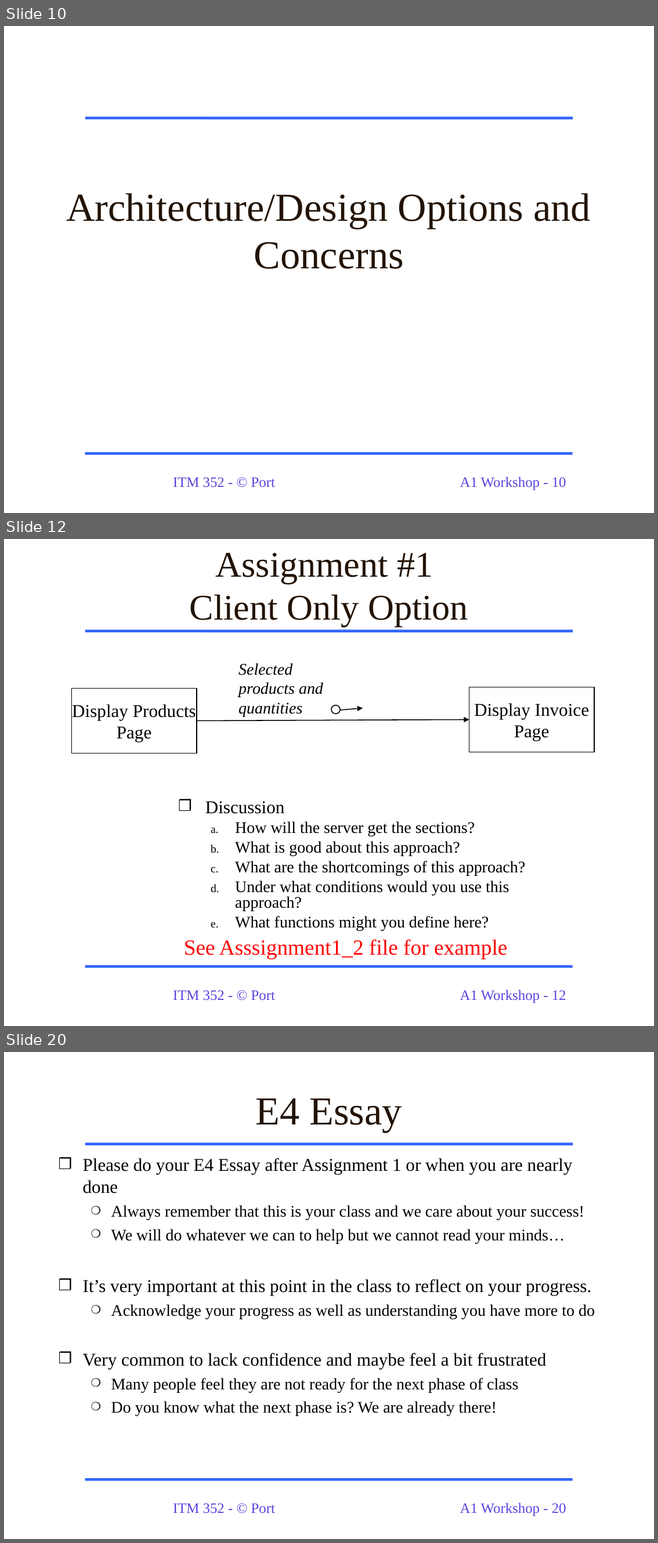
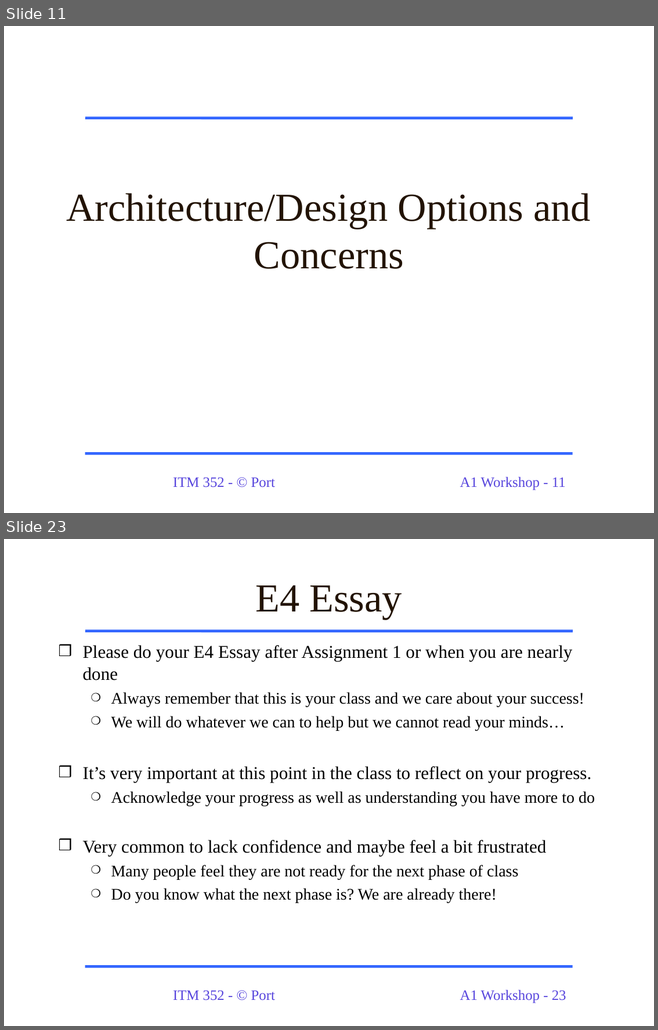
Before and after one commit to dport96/ITM352, a slide deck: morea/130.Assignment1/A1_Workshop_ITM352.ppt. Shown one above the other, each under a label of ours: slides 10, 12 and 20 before the commit, slides 11 and 23 after it; the slides between them are not shown. The pictures are 658x1543 and 658x1030 pixels, drawn with LibreOffice and Linux fonts; fonts in the diff are those of the drawing. Boxes give left, top, right and bottom in pixels: in the first picture for what was removed or moved away, otherwise in the second. Text is boxed around its words. In the diff, an @@ line names an element or a change of style, - is before the commit and + after.

```diff
--- a/morea/130.Assignment1/A1_Workshop_ITM352.ppt
+++ b/morea/130.Assignment1/A1_Workshop_ITM352.ppt
@@ slide 12 removed at [4, 539, 654, 1026], background #FFFFFF; not listed: 4 template elements that a slide beside it also shows @@
@@ title removed at [190, 553, 468, 627] @@
-Assignment #1
-Client Only Option
@@ text removed at [238, 663, 323, 716] @@
-Selected products and quantities
@@ rectangle removed at [71, 689, 197, 754] @@
-Display Products
-Page
@@ rectangle removed at [469, 687, 594, 752] @@
-Display Invoice
-Page
@@ ellipse removed at [331, 705, 340, 715] @@
@@ arrow removed from (340, 710) to (362, 708) @@
@@ arrow removed from (197, 721) to (469, 719) @@
@@ text removed at [205, 801, 525, 931] @@
-❒ Discussion
-  a. How will the server get the sections?
-  b. What is good about this approach?
-  c. What are the shortcomings of this approach?
-  d. Under what conditions would you use this approach?
-  e. What functions might you define here?
@@ text removed at [184, 939, 507, 959] @@
-See Asssignment1_2 file for example
@@ what was slide 10 is now slide 11 @@
@@ page number at [460, 477, 565, 491]: text changed @@
-A1 Workshop - 10
+A1 Workshop - 11
@@ what was slide 20 is now slide 23 @@
@@ page number at [460, 990, 566, 1004]: text changed @@
-A1 Workshop - 20
+A1 Workshop - 23
```
Also in this commit, not shown: 8 slides changed, 5 slides added, 1 other slide removed, 2 other files.
